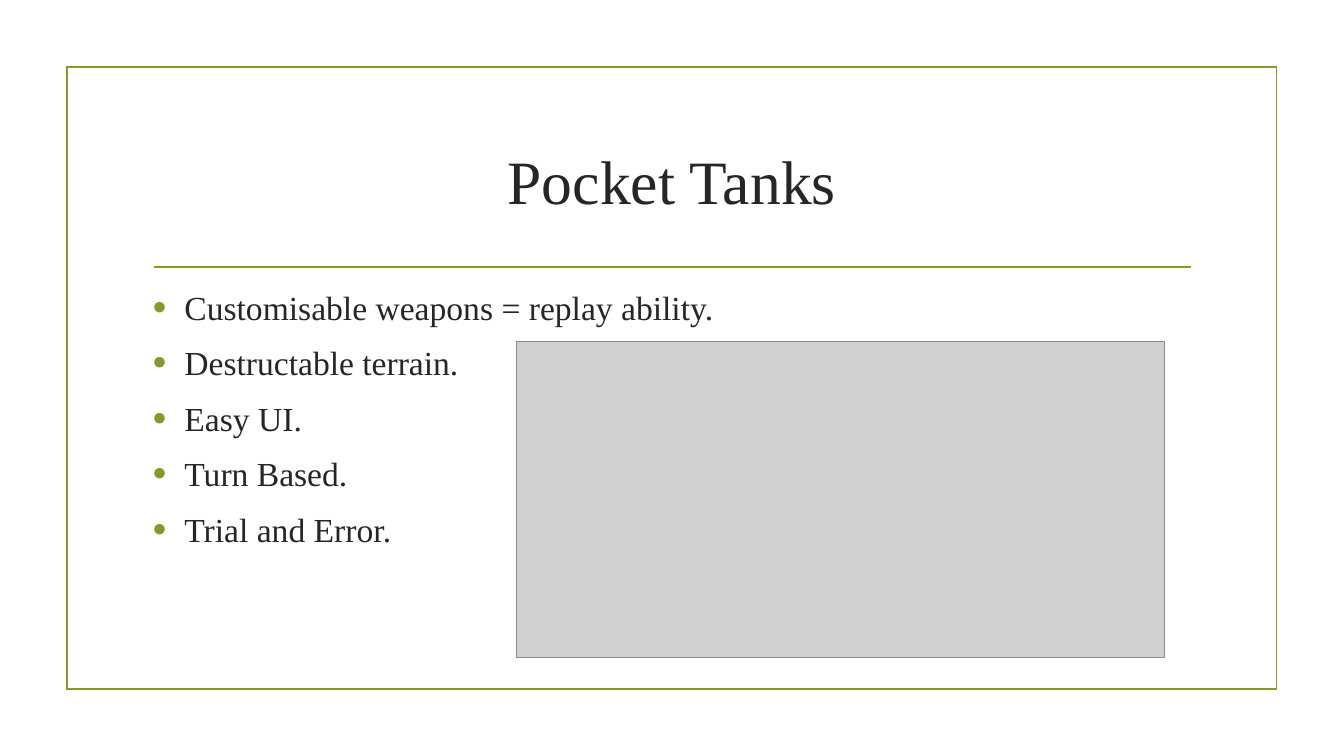
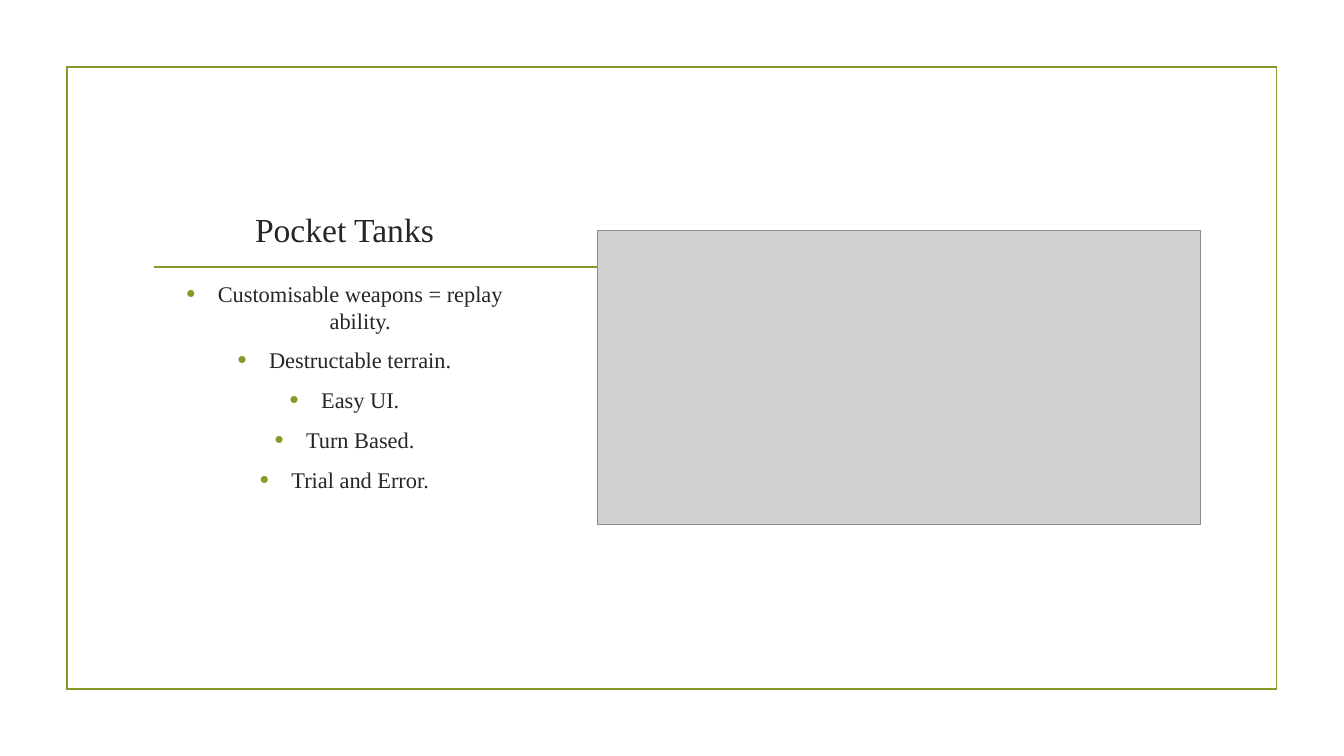
Before and after one commit to UoSGamesGroups/second-semester-dm-group-1, a slide deck: slide 4 of docs/presentation/Adversarial Physics.pptx. Drawn at 1344x756 pixels with LibreOffice and Linux fonts; fonts in the diff are those of the drawing; grey boxes stand for pictures; background and template pictures are left out. Boxes give left, top, right and bottom in pixels: in the first picture for what was removed or moved away, otherwise in the second. Text is boxed around its words. In the diff, an @@ line names an element or a change of style, - is before the commit and + after.

```diff
--- a/docs/presentation/Adversarial Physics.pptx
+++ b/docs/presentation/Adversarial Physics.pptx
@@ title "Pocket Tanks" at bbox=[255, 218, 434, 243]: size 44 to 24 pt; vertical alignment middle to bottom @@
@@ picture: place and size @@
-picture at bbox=[517, 341, 1166, 656]
+picture at bbox=[598, 231, 1201, 525]
@@ text "Customisable weapons = replay ability.": place and size @@
-text "Customisable weapons = replay ability." at bbox=[184, 296, 713, 543]
+text "Customisable weapons = replay ability." at bbox=[218, 286, 503, 489]
@@ text "Customisable weapons = replay ability." at bbox=[218, 286, 503, 489]: size 24 to 16 pt; alignment left to centre; less space between paragraphs @@
```
Also in this commit, not shown: 2 other slides changed, 2 slides added, 1 slide removed.
